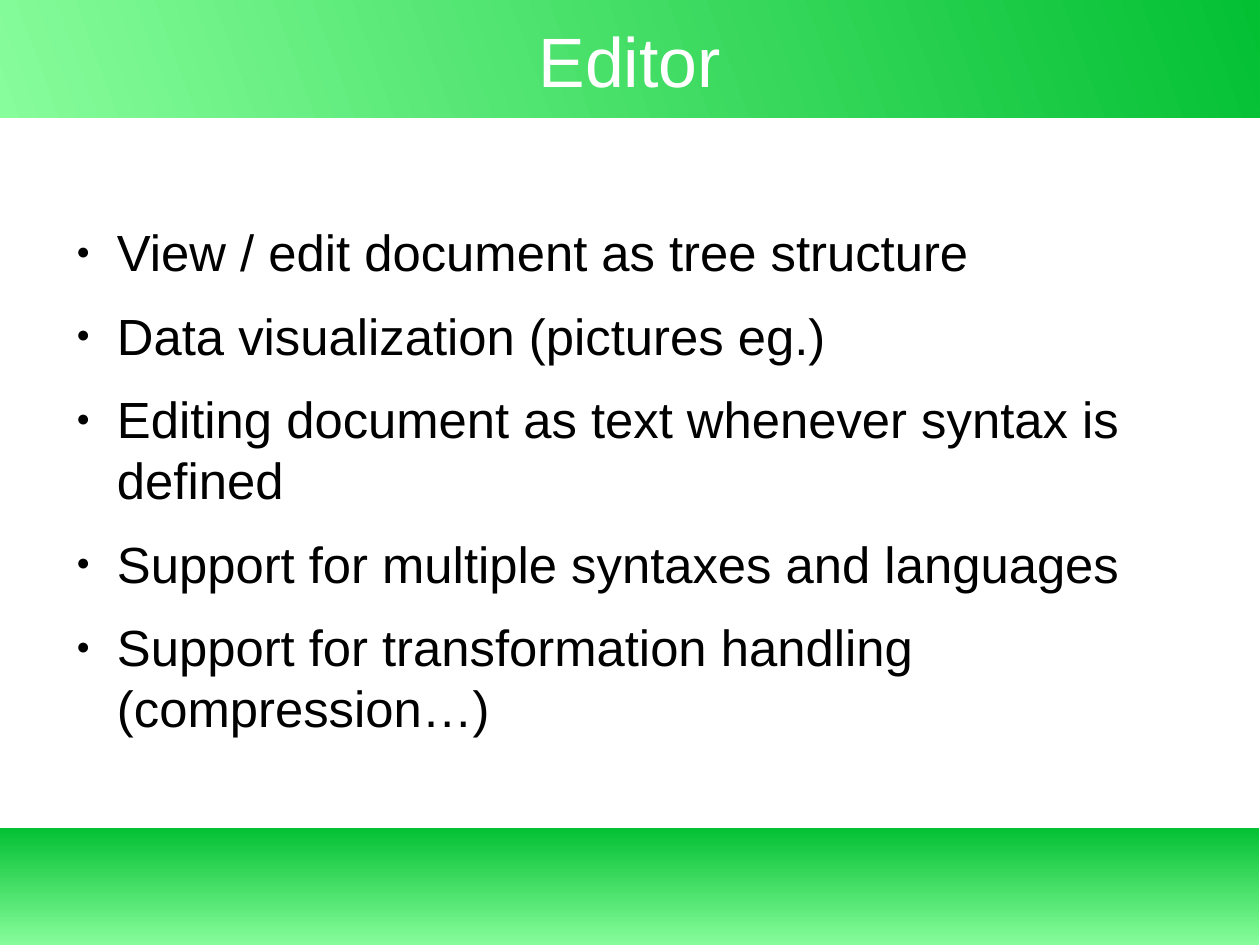
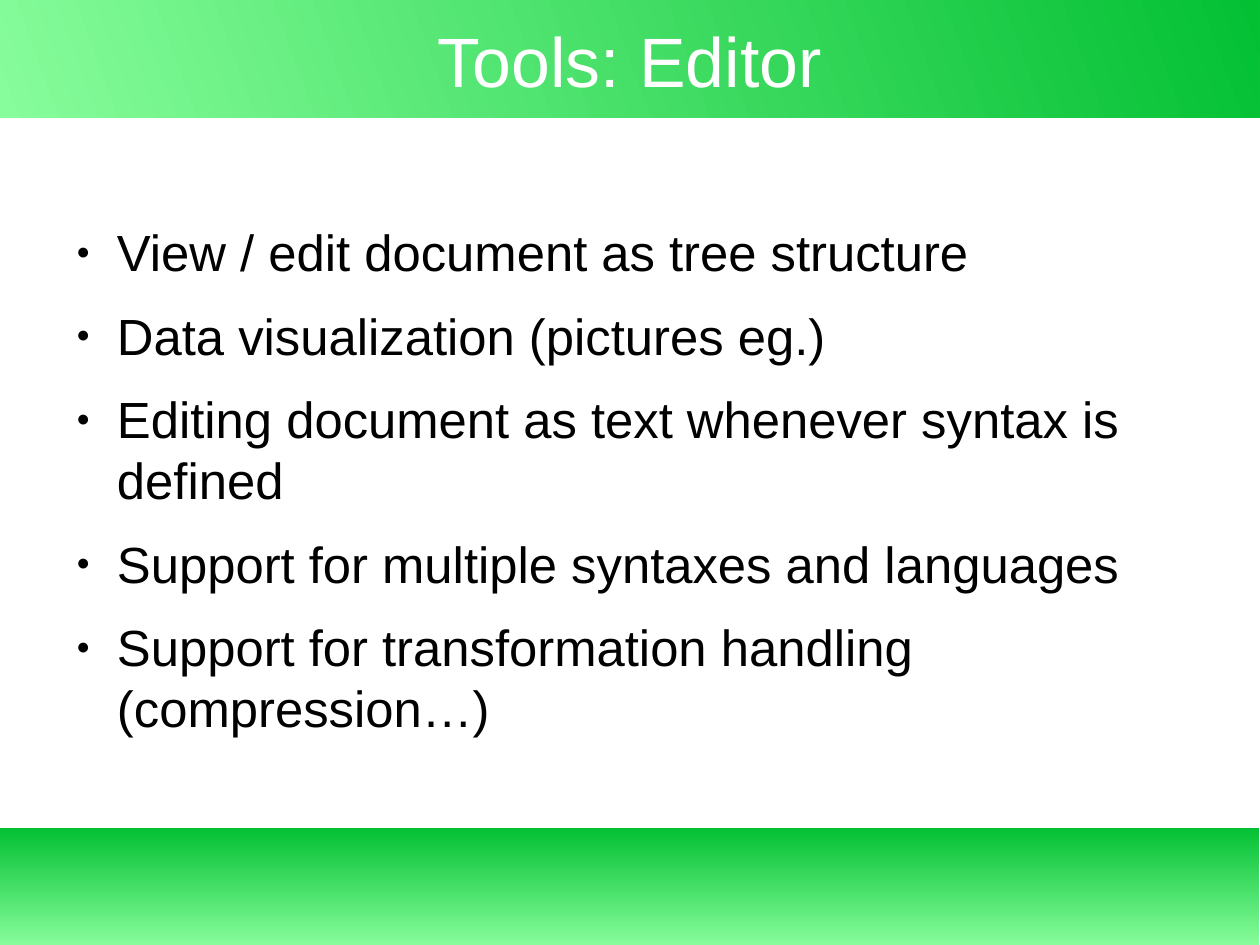
Before and after one commit to exbin/xbup-doc, a slide deck: slide 22 of presentation/xbup-introduction.odp (slide 23 before the commit). Drawn at 1260x945 pixels with LibreOffice and Linux fonts; fonts in the diff are those of the drawing. Boxes give left, top, right and bottom in pixels: in the first picture for what was removed or moved away, otherwise in the second. Text is boxed around its words. In the diff, an @@ line names an element or a change of style, - is before the commit and + after.

```diff
--- a/presentation/xbup-introduction.odp
+++ b/presentation/xbup-introduction.odp
@@ title at [438, 36, 821, 88]: text changed @@
-Editor
+Tools: Editor
```
Also in this commit, not shown: 2 other slides changed, 2 slides added, 1 other file.
